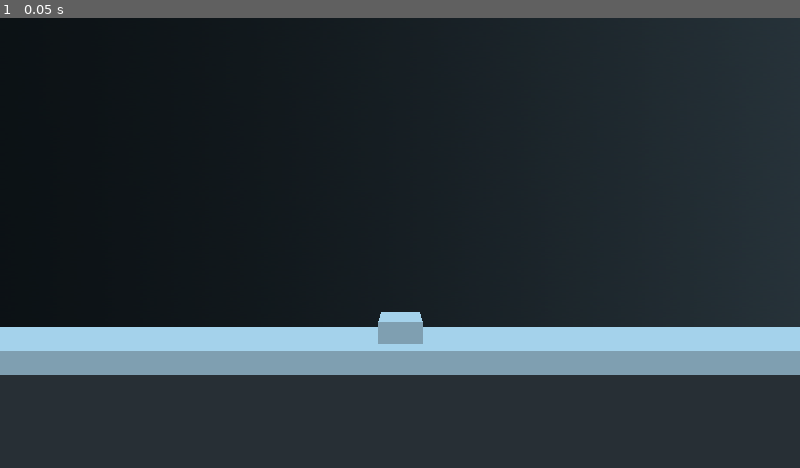
Above: before the commit, frame 1.
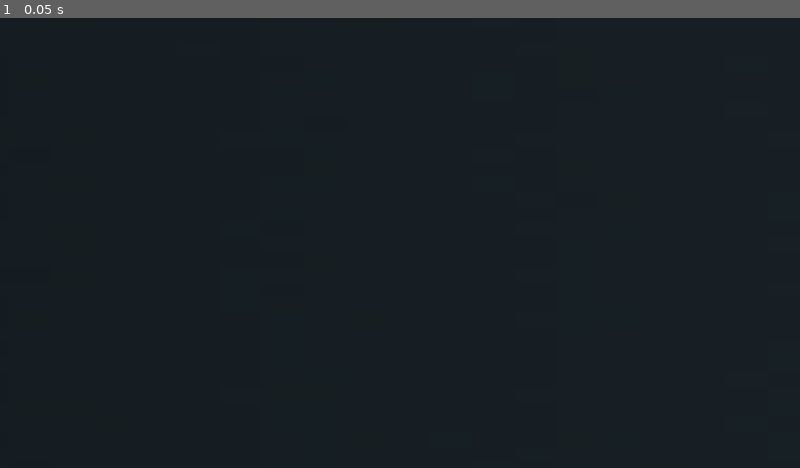
Above: after the commit, the same moment.

Repository: SHyguymoll/FightingGameEngine
Game: Godot game, scene res://scenes/Game.tscn
Same seed, same stepped clock (60 frames per second), same inputs: the game is played once before the commit and once after it. This scene is started directly instead of the project's main scene.
Inputs:
- Up to frame 1 (0.05 s): no input

The runs differ from the first frame. In frame 1, 11% of the frame differs, in the area x 0-100%, y 65-80%.
Error before the commit: Invalid get index 'tscnFile' (on base: 'Nil'). (res://scripts/Game.gd:32)
Error after the commit: Invalid get index 'tscnFile' (on base: 'Nil'). (res://scripts/Game.gd:30)

Commit message:
Switched projection to orthagonal, fixed hidden state machine bug, all consts are UPPERCASE, gd -> gdc

Diff:
--- a/scenes/Game.tscn
+++ b/scenes/Game.tscn
@@ -7,6 +7,7 @@
 
 [node name="Camera" type="Camera" parent="."]
 transform = Transform( 1, 0, 0, 0, 1, 0, 0, 0, 1, 0, 2.26896, 7.74188 )
+projection = 1
 
 [node name="P1" type="CSGBox" parent="."]
 width = 1.0
--- a/scripts/Game.gd
+++ b/scripts/Game.gd
@@ -5,24 +5,22 @@
 
 var stage
 
-var statesBase = [
-	"Idle",
-	"WalkForward",
-	"WalkBack",
-	"CrouchStart",
-	"CrouchHold",
-	"CrouchEnd"
-]
+enum statesBase {
+	Idle = 3,
+	WalkForward,
+	WalkBack,
+	Crouch,
+}
 
 const cameraMaxX = 6
 const cameraMaxY = 10
 const movementBoundX = 8
 
 func startGame():
-	player1.translation = Vector3(player1.startXOffset * -1,0,0)
+	player1.translation = Vector3(player1.STARTXOFFSET * -1,0,0)
 	player1.rightFacing = true
 	player1.stateCurrent = "Idle"
-	player2.translation = Vector3(player2.startXOffset,0,0)
+	player2.translation = Vector3(player2.STARTXOFFSET,0,0)
 	player2.rightFacing = false
 	player2.stateCurrent = "Idle"
 
@@ -71,20 +69,26 @@
 	player1.heldButtons[1] = Input.is_action_pressed("first_down")
 	player1.heldButtons[2] = Input.is_action_pressed("first_left")
 	player1.heldButtons[3] = Input.is_action_pressed("first_right")
+	for button in range(player1.BUTTONCOUNT):
+		player1.heldButtons[button + 4] = Input.is_action_pressed("first_button" + str(button))
 	player2.heldButtons[0] = Input.is_action_pressed("second_up")
 	player2.heldButtons[1] = Input.is_action_pressed("second_down")
 	player2.heldButtons[2] = Input.is_action_pressed("second_left")
 	player2.heldButtons[3] = Input.is_action_pressed("second_right")
-	for button in range(player1.buttonCount):
-		player1.heldButtons[button + 4] = Input.is_action_pressed("first_button" + str(button))
-	for button in range(player2.buttonCount):
+	for button in range(player2.BUTTONCOUNT):
 		player2.heldButtons[button + 4] = Input.is_action_pressed("second_button" + str(button))
+	player1.handleInput()
+	player2.handleInput()
 
 
 func characterActBasic():
 	if player1.stateCurrent in statesBase:
 		if player1.translation < player2.translation:
 			player1.rightFacing = true
+			if player1.stateCurrent == statesBase.Idle:
+				player1.animStep = 3
+			if player1.stateCurrent == statesBase.Crouch:
+				player1.animStep = 3
 		else:
 			player1.rightFacing = false
 		player1.rotation_degrees.y = 180 * int(player1.rightFacing)
@@ -100,6 +104,7 @@
 	player2.translation.y = max(0.0, player2.translation.y)
 	player1.distance = abs(player1.translation.x - player2.translation.x)
 	player2.distance = abs(player1.translation.x - player2.translation.x)
+	#debugging meshes
 	$P1.translation = player1.translation
 	$P1.translate(Vector3.UP * 2)
 	$P2.translation = player2.translation
--- a/scripts/Menu.gd
+++ b/scripts/Menu.gd
@@ -104,9 +104,9 @@
 			if !("folder" in folderName):
 				folderName.free()
 				return "folder variable missing in FolderName.gdc for pck " + pck
-			if !ResourceLoader.exists("res://" + folderName.folder + "/MainScript.gd"): return "MainScript missing in pck " + pck
+			if !ResourceLoader.exists("res://" + folderName.folder + "/MainScript.gdc"): return "MainScript.gdc missing in pck " + pck
 			var mainScript = ResourceLoader.load(
-				"res://" + folderName.folder + "/MainScript.gd"
+				"res://" + folderName.folder + "/MainScript.gdc"
 			).new()
 			folderName.free()
 			characters[numberID] = {
